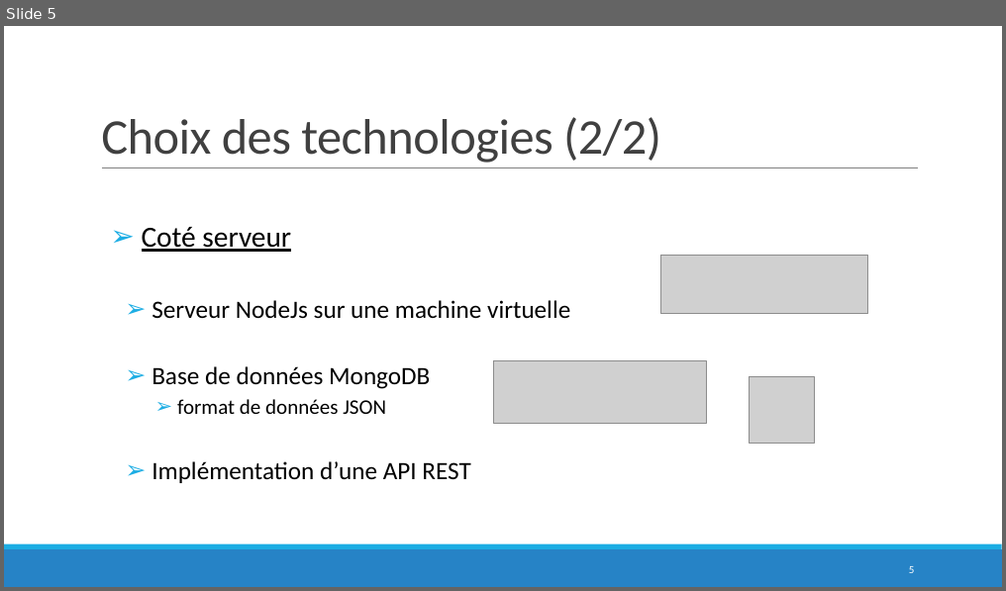
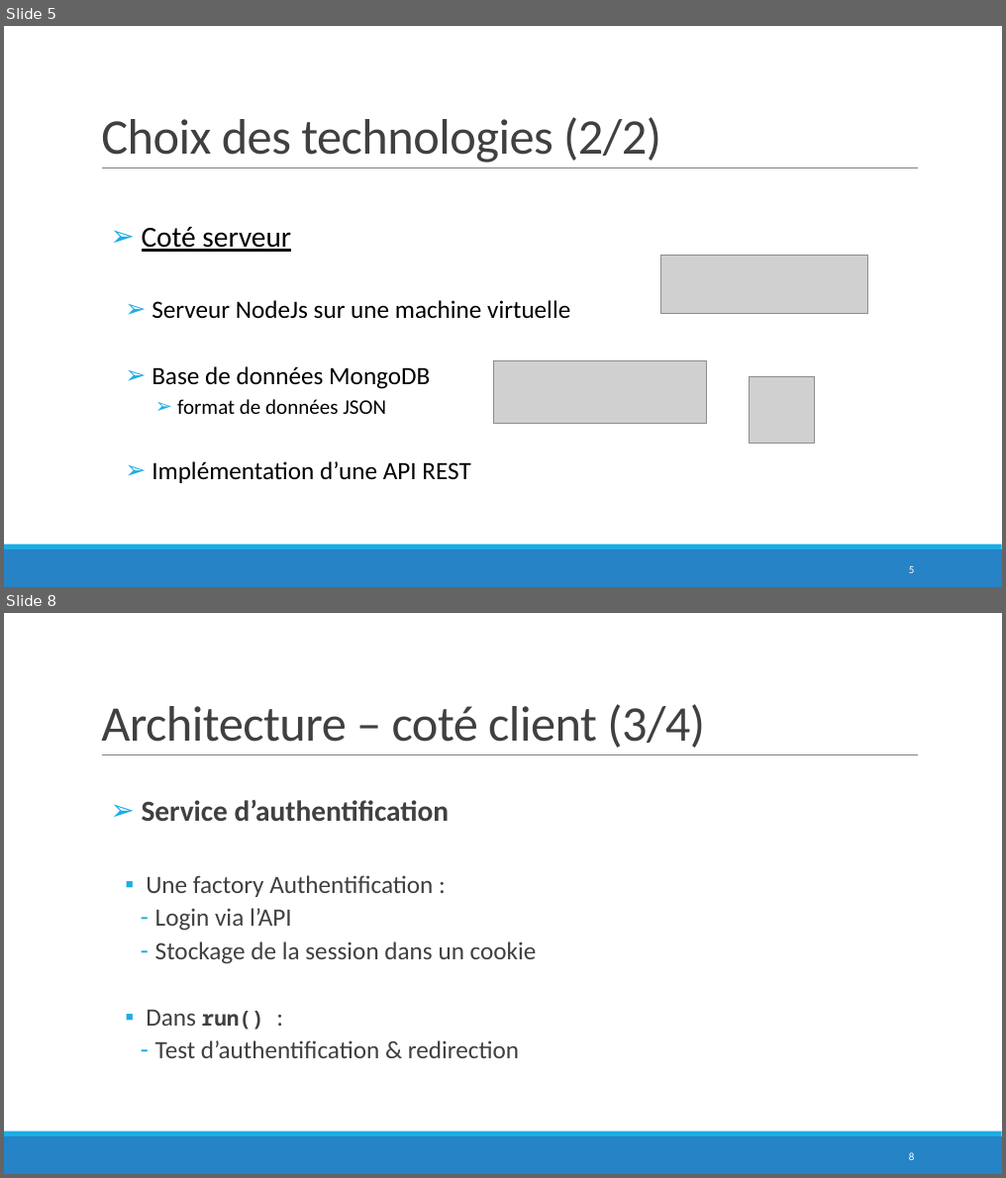
Before and after one commit to QuentinLeGoff/projetJXS, a slide deck: WeBike.pptx. Shown one above the other, each under a label of ours: slide 5 before the commit, slides 5 and 8 after it; the slides between them are not shown. The pictures are 1006x591 and 1006x1178 pixels, drawn with LibreOffice and Linux fonts; fonts in the diff are those of the drawing; grey boxes stand for pictures; background and template pictures are left out. Boxes give left, top, right and bottom in pixels: in the first picture for what was removed or moved away, otherwise in the second. Text is boxed around its words. In the diff, an @@ line names an element or a change of style, - is before the commit and + after.

```diff
--- a/WeBike.pptx
+++ b/WeBike.pptx
@@ slide 8 added at [4, 613, 1002, 1174], background #FFFFFF; not listed: 3 template elements that a slide beside it also shows @@
@@ title added at [101, 704, 705, 748], 48 pt, text #404040 @@
+Architecture – coté client (3/4)
@@ text added at [142, 800, 537, 1059], 24 pt, text #404040 @@
+  ➢ Service d’authentification
+    ▪ Une factory Authentification :
+      – Login via l’API
+      – Stockage de la session dans un cookie
+    ▪ Dans run() :
+      – Test d’authentification & redirection
@@ page number added at [909, 1153, 915, 1160], 10.5 pt, text #FFFFFF @@
+8
```
Also in this commit, not shown: 3 other slides added.
